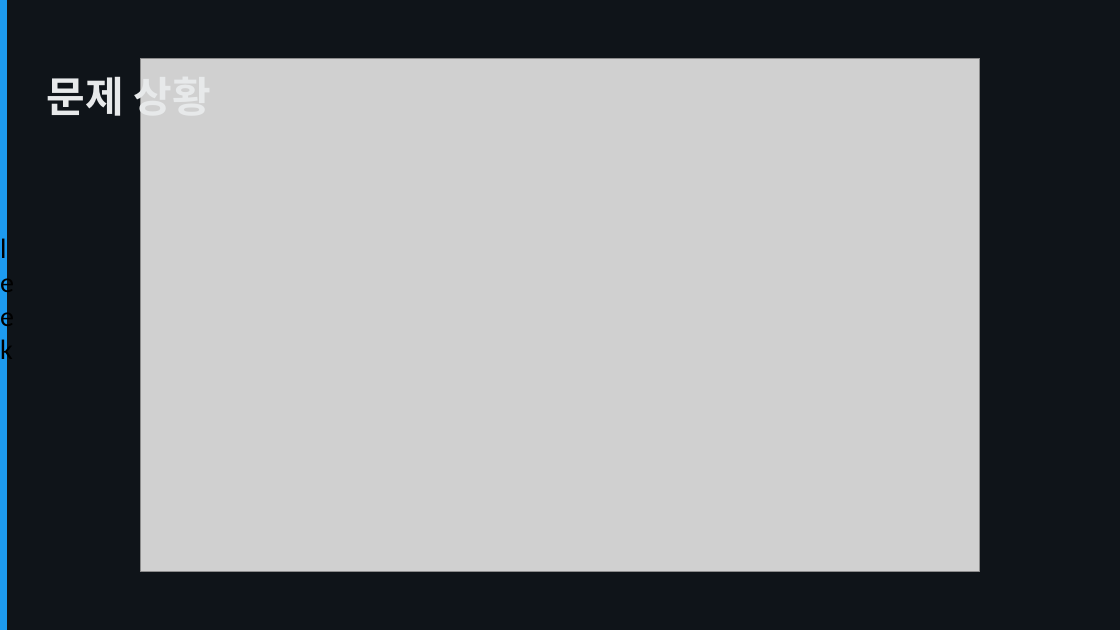
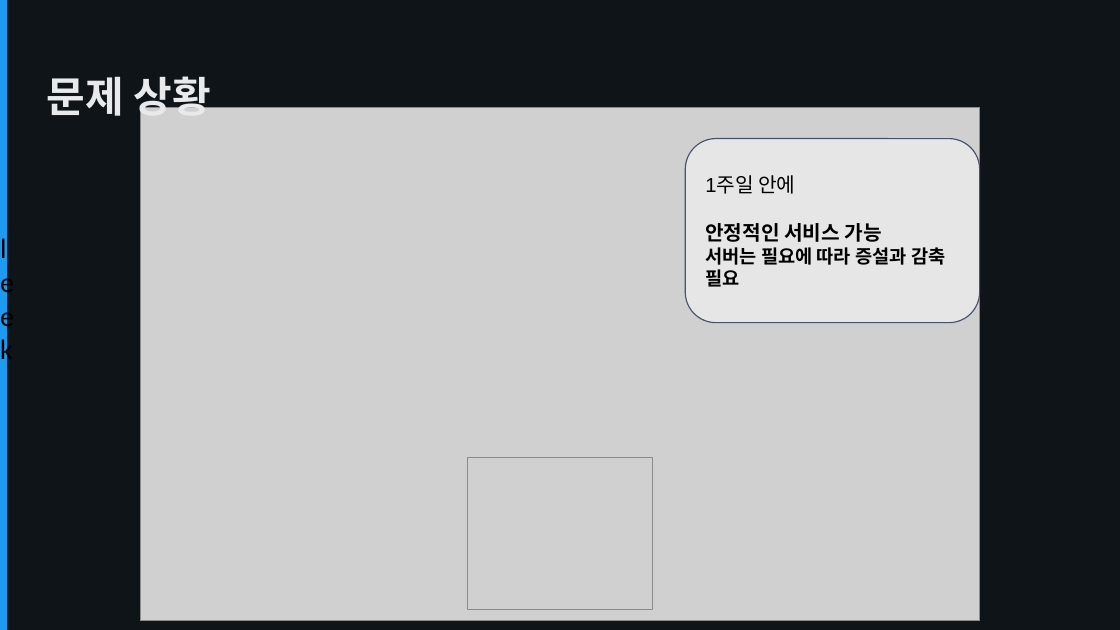
Before and after one commit to hsnyus-09/ts-backend-meetup, a slide deck: slide 4 of public/2601/session3.pptx (slide 2 before the commit). Drawn at 1120x630 pixels with LibreOffice and Linux fonts; fonts in the diff are those of the drawing; grey boxes stand for pictures. Boxes give left, top, right and bottom in pixels: in the first picture for what was removed or moved away, otherwise in the second. Text is boxed around its words. In the diff, an @@ line names an element or a change of style, - is before the commit and + after.

```diff
--- a/public/2601/session3.pptx
+++ b/public/2601/session3.pptx
@@ picture: place and size @@
-picture at <box>140,58,979,571</box>
+picture at <box>140,108,979,620</box>
@@ rounded rectangle added at <box>685,139,980,323</box>, fill #E7E6E6, outline #44546A 0.75 pt, 12 pt, text #000000, bold @@
+1주일 안에
+안정적인 서비스 가능
+서버는 필요에 따라 증설과 감축 필요
@@ picture added at <box>468,458,653,610</box> @@
```
Also in this commit, not shown: 7 other slides changed, 3 slides added, 2 slides removed, 1 other file.
